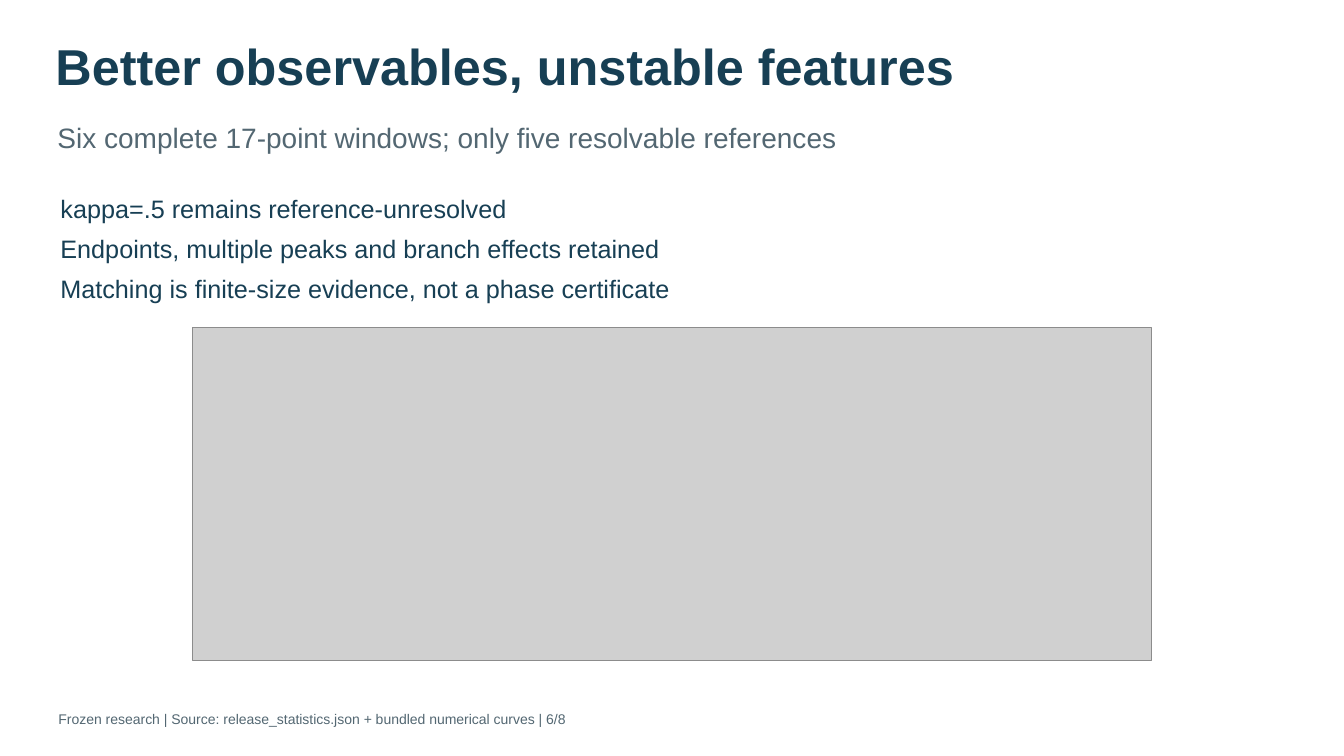
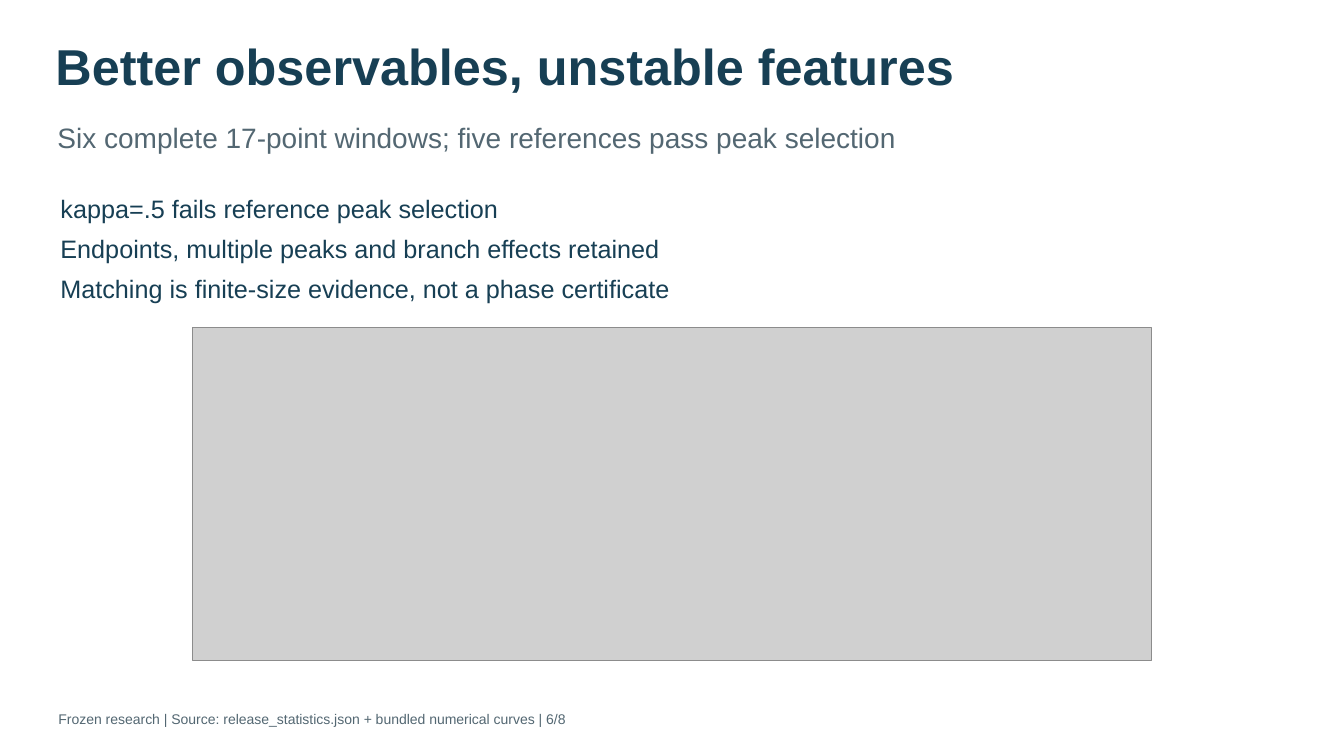
Before and after one commit to sp-zh/qsite-2026-annni-hamster, a slide deck: slide 6 of presentation.pptx. Drawn at 1344x756 pixels with LibreOffice and Linux fonts; fonts in the diff are those of the drawing; grey boxes stand for pictures. Boxes give left, top, right and bottom in pixels: in the first picture for what was removed or moved away, otherwise in the second. Text is boxed around its words. In the diff, an @@ line names an element or a change of style, - is before the commit and + after.

```diff
--- a/presentation.pptx
+++ b/presentation.pptx
@@ text at (x1=57, y1=127, x2=896, y2=154): text changed @@
-Six complete 17-point windows; only five resolvable references
+Six complete 17-point windows; five references pass peak selection
@@ text at (x1=60, y1=199, x2=498, y2=224): text changed @@
-kappa=.5 remains reference-unresolved
+kappa=.5 fails reference peak selection
```
Also in this commit, not shown: 2 other slides changed, 59 other files.
